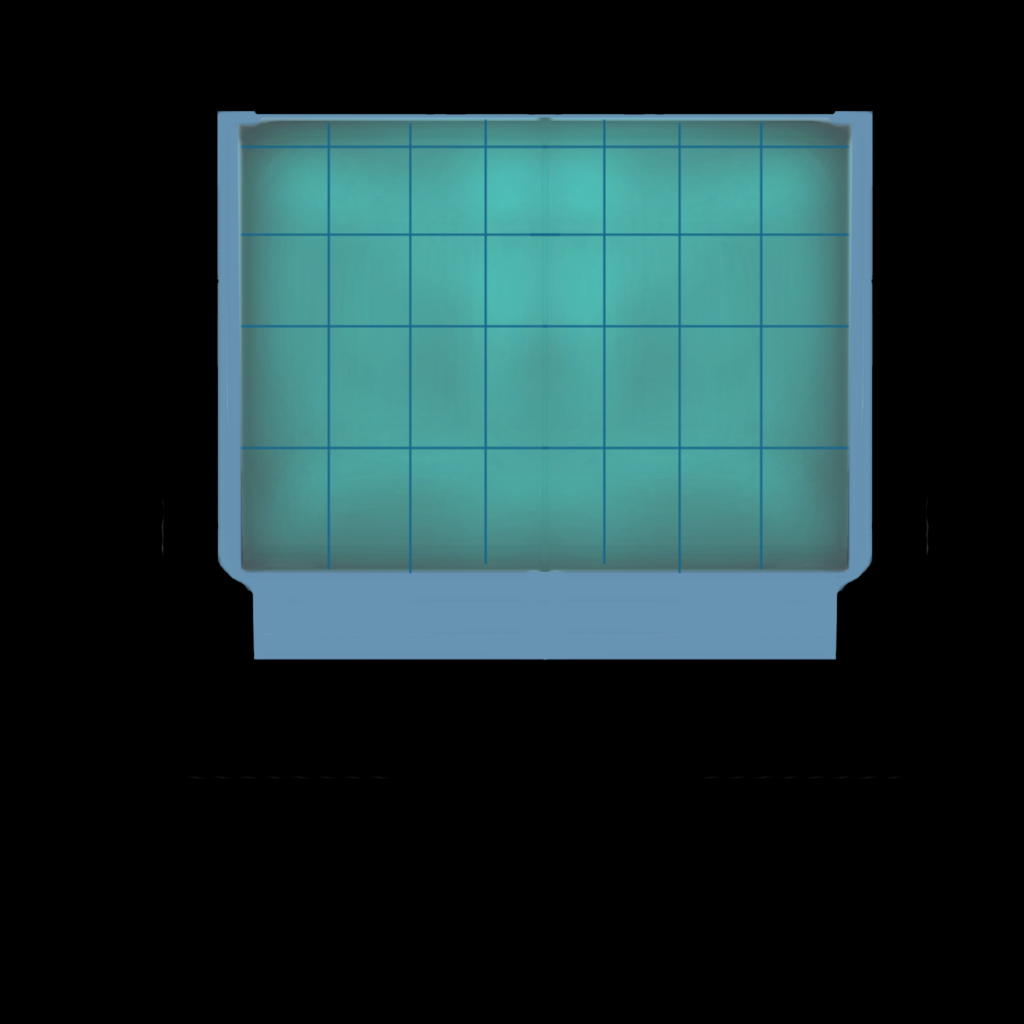
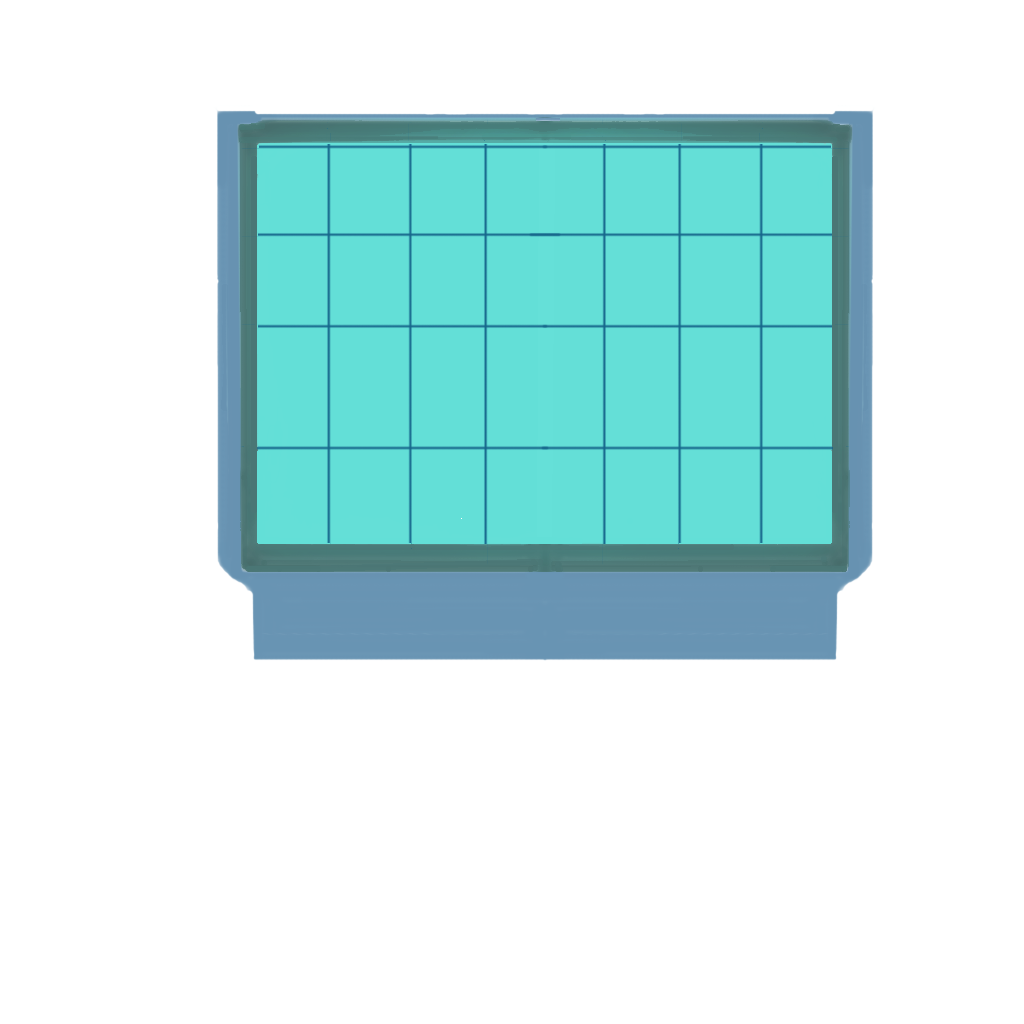
Before/after of a 1024x1024 layered artwork. What changed in the layer stack:
painted on "Layer 3" over [240, 118, 850, 574]
painted on "Layer 2" over [238, 118, 852, 573]
painted on "Layer 1" over [221, 122, 868, 571]
hid "Layer 0" over [0, 0, 1024, 1024]
